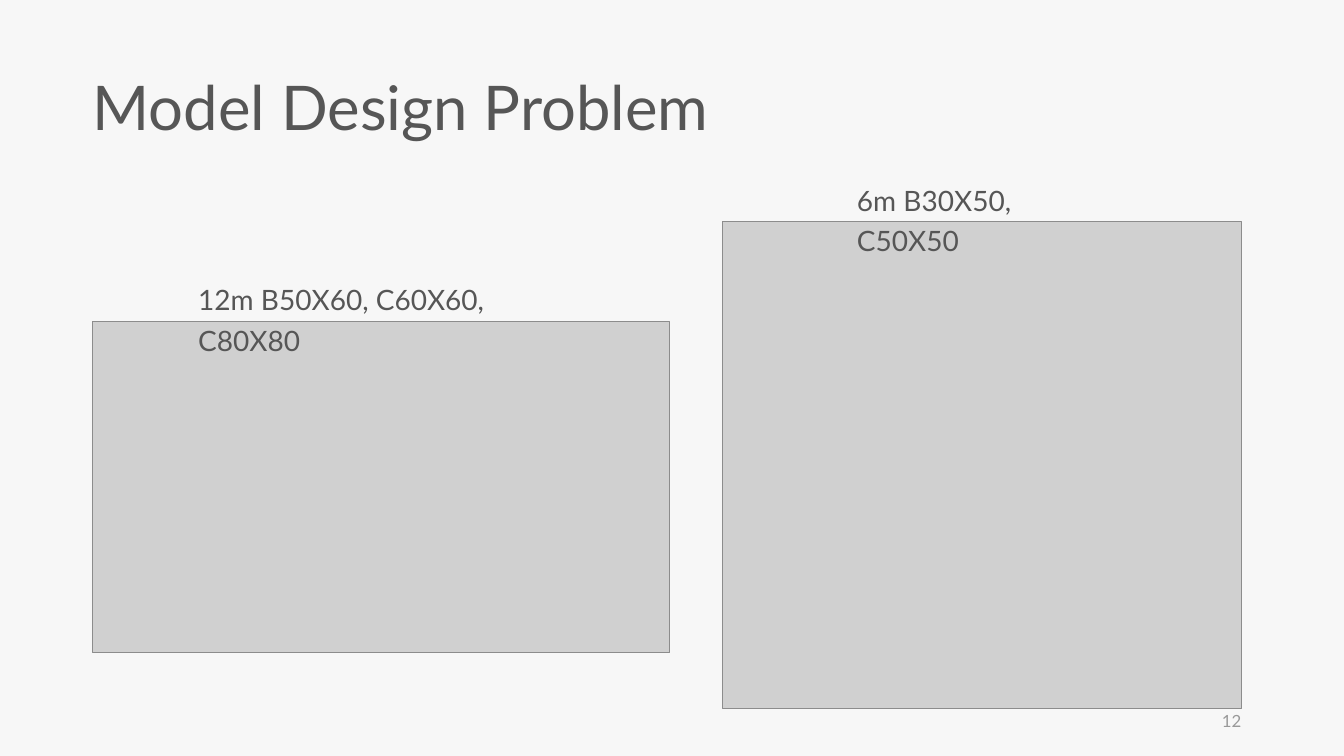
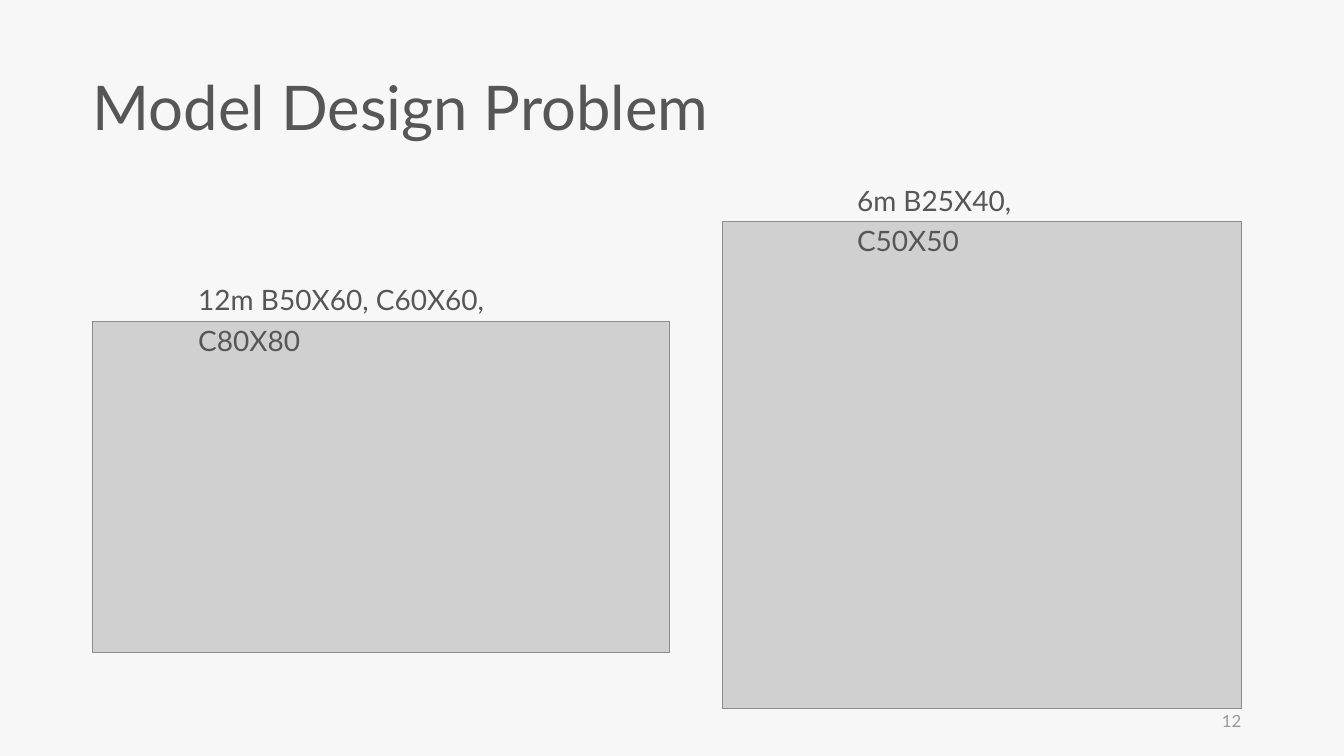
Before and after one commit to skyran1278/VbaProject, a slide deck: slide 12 of 20180126_SmartCut/Meeting/20190502 Meeting/20190502 Meeting.pptx. Drawn at 1344x756 pixels with LibreOffice and Linux fonts; fonts in the diff are those of the drawing; grey boxes stand for pictures. Boxes give left, top, right and bottom in pixels: in the first picture for what was removed or moved away, otherwise in the second. Text is boxed around its words. In the diff, an @@ line names an element or a change of style, - is before the commit and + after.

```diff
--- a/20180126_SmartCut/Meeting/20190502 Meeting/20190502 Meeting.pptx
+++ b/20180126_SmartCut/Meeting/20190502 Meeting/20190502 Meeting.pptx
@@ text at bbox=[857, 190, 1011, 251]: text changed @@
-6m B30X50, C50X50
+6m B25X40, C50X50
```
Also in this commit, not shown: 6 other slides changed, 3 slides added, 1 slide removed, 3 other files.
